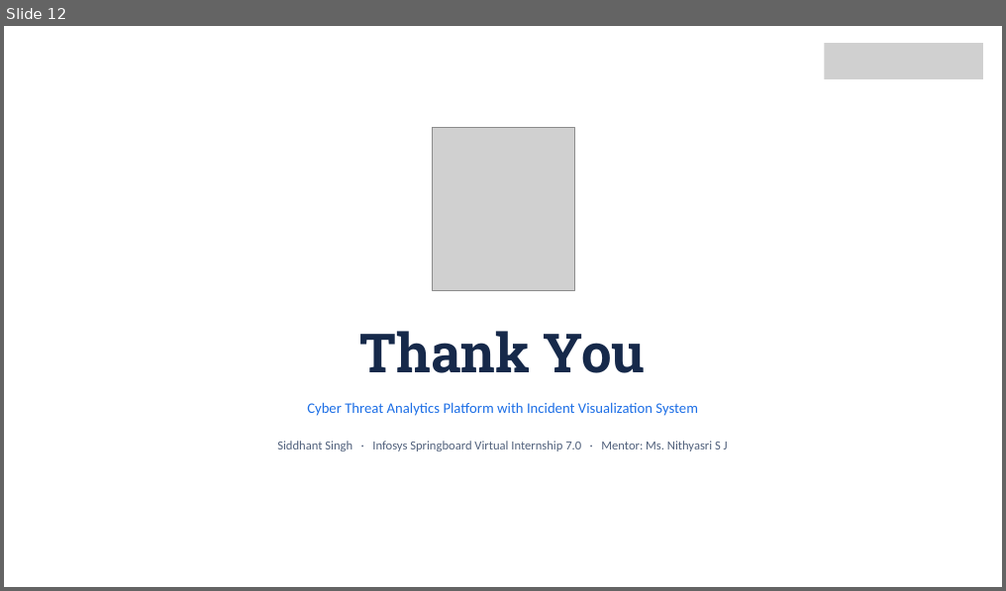
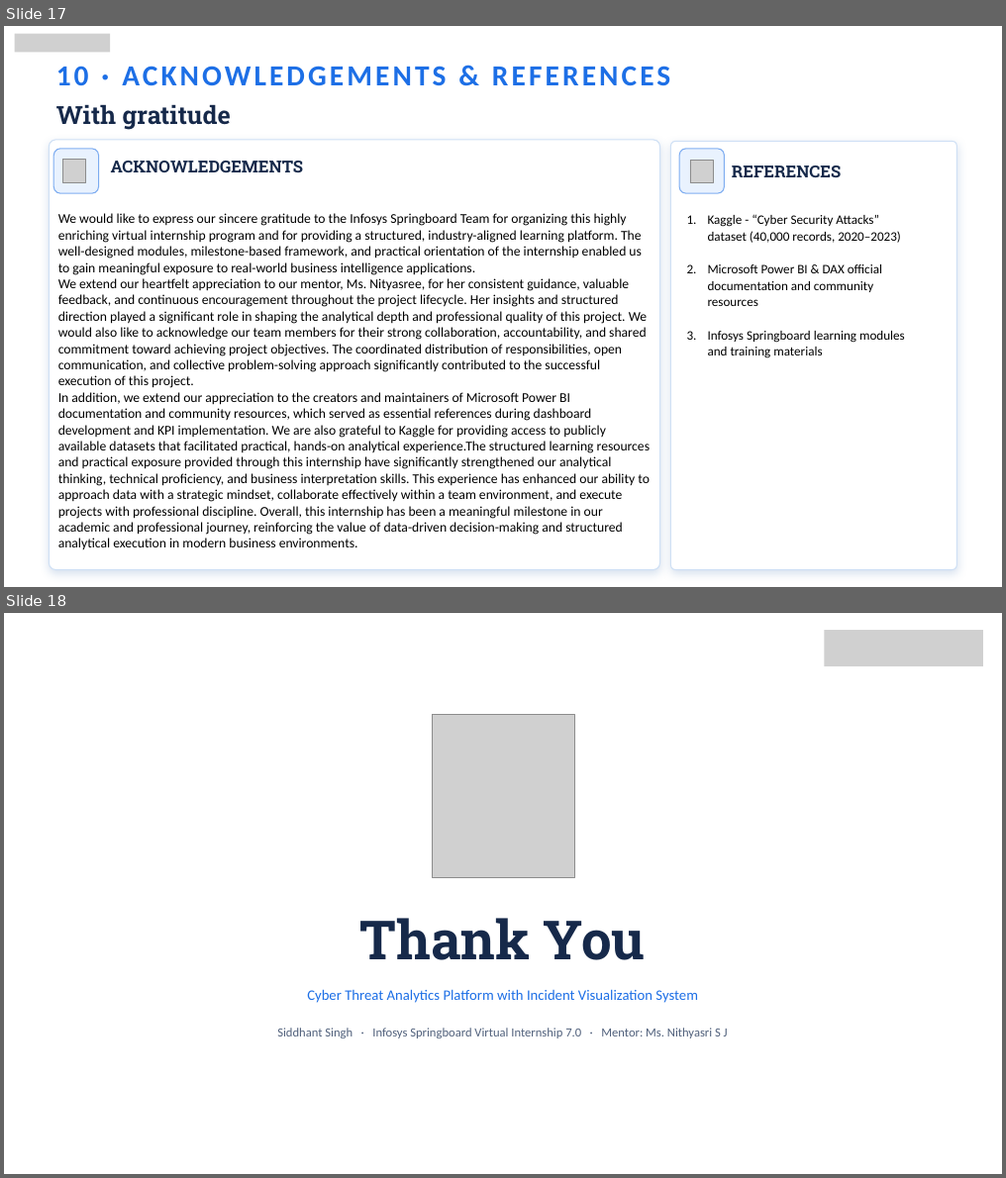
Before and after one commit to priyamsinha23/Infosys-Springboard-Virtual-Internship-7.0-Batch-1-Team-C, a slide deck: Team_Members_PPT/Siddhant.pptx. Shown one above the other, each under a label of ours: slide 12 before the commit, slides 17 and 18 after it. The pictures are 1006x591 and 1006x1178 pixels, drawn with LibreOffice and Linux fonts; fonts in the diff are those of the drawing; grey boxes stand for pictures; background and template pictures are left out. Boxes give left, top, right and bottom in pixels: in the first picture for what was removed or moved away, otherwise in the second. Text is boxed around its words. In the diff, an @@ line names an element or a change of style, - is before the commit and + after.

```diff
--- a/Team_Members_PPT/Siddhant.pptx
+++ b/Team_Members_PPT/Siddhant.pptx
@@ slide 17 added at [4,26,1002,587], background picture (left out) @@
@@ picture added at [15,34,110,52] @@
@@ text added at [49,64,872,85], 28 pt, text #1D6FE6, bold @@
+10 · ACKNOWLEDGEMENTS & REFERENCES
@@ text added at [56,104,230,130], 24 pt, text #16294A, bold @@
+With gratitude
@@ rounded rectangle added at [49,140,659,570], fill #FFFFFF, outline #CFE0F5 1 pt, 13 pt, text #000000 @@
+We would like to express our sincere gratitude to the Infosys Springboard Team for organizing this highly enriching virtual internship program and for providing a structured, industry-aligned learning platform. The well-designed modules, milestone-based framework, and practical orientation of the internship enabled us to gain meaningful exposure to real-world business intelligence applications.
+We extend our heartfelt appreciation to our mentor, Ms. Nityasree, for her consistent guidance, valuable feedback, and continuous encouragement throughout the project lifecycle. Her insights and structured direction played a significant role in shaping the analytical depth and professional quality of this project. We would also like to acknowledge our team members for their strong collaboration, accountability, and shared commitment toward achieving project objectives. The coordinated distribution of responsibilities, open communication, and collective problem-solving approach significantly contributed to the successful execution of this project.
+In addition, we extend our appreciation to the creators and maintainers of Microsoft Power BI documentation and community resources, which served as essential references during dashboard development and KPI implementation. We are also grateful to Kaggle for providing access to publicly available datasets that facilitated practical, hands-on analytical experience.The structured learning resources and practical exposure provided through this internship have significantly strengthened our analytical thinking, technical proficiency, and business interpretation skills. This experience has enhanced our ability to approach data with a strategic mindset, collaborate effectively within a team environment, and execute projects with professional discipline. Overall, this internship has been a meaningful milestone in our academic and professional journey, reinforcing the value of data-driven decision-making and structured analytical execution in modern business environments.
@@ rounded rectangle added at [671,141,957,570], fill #FFFFFF, outline #CFE0F5 1 pt @@
@@ rounded rectangle added at [54,149,98,193], fill #E9F2FE, outline #1D6FE6 1 pt @@
@@ picture added at [63,160,86,182] @@
@@ text added at [111,161,304,173], 16 pt, text #16294A, bold @@
+ACKNOWLEDGEMENTS
@@ rounded rectangle added at [679,149,724,193], fill #E9F2FE, outline #1D6FE6 1 pt @@
@@ picture added at [690,160,714,183] @@
@@ text added at [732,166,841,177], 16 pt, text #16294A, bold @@
+REFERENCES
@@ text added at [708,214,905,359], 12.5 pt, text #000000 @@
+1. Kaggle - “Cyber Security Attacks” dataset (40,000 records, 2020–2023)
+2. Microsoft Power BI & DAX official documentation and community resources
+3. Infosys Springboard learning modules and training materials
@@ what was slide 12 is now slide 18 @@
```
Also in this commit, not shown: 7 slides changed, 8 other slides added, 3 slides removed, 1 other file.
